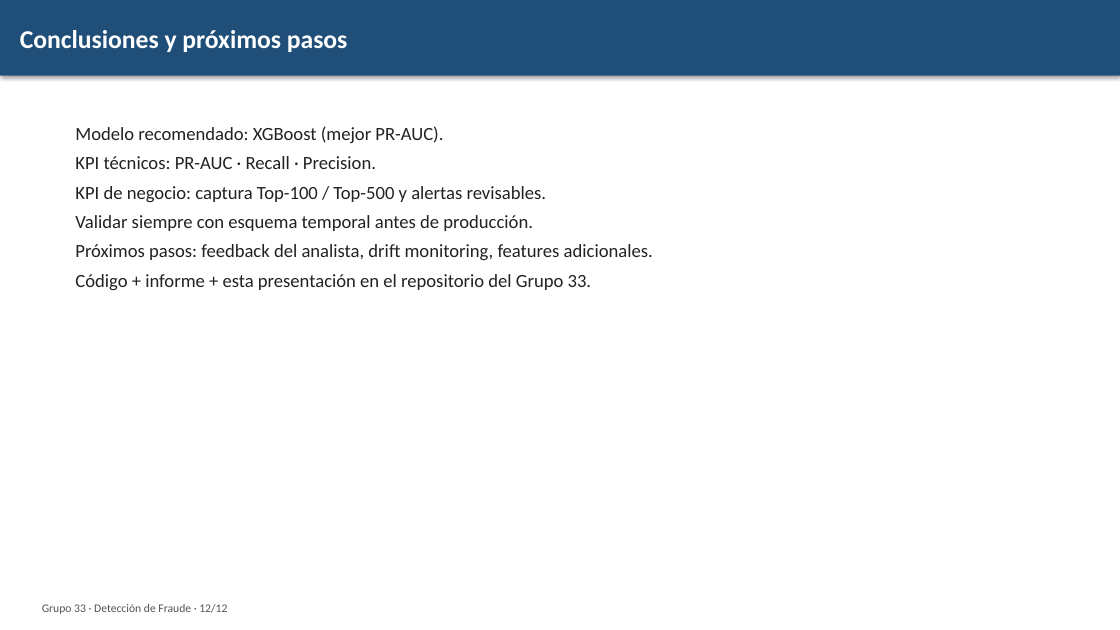
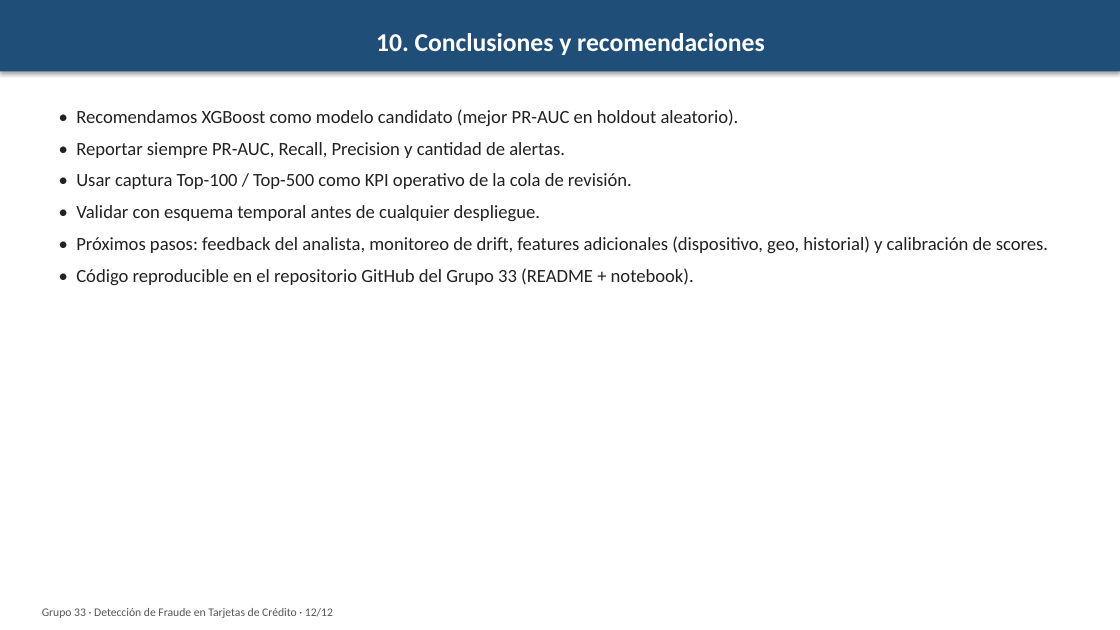
Before and after one commit to SolKidonakis/TP_Final_DataScience, a slide deck: slide 12 of reports/Presentacion_Final_Grupo33.pptx. Drawn at 1120x630 pixels with LibreOffice and Linux fonts; fonts in the diff are those of the drawing. Boxes give left, top, right and bottom in pixels: in the first picture for what was removed or moved away, otherwise in the second. Text is boxed around its words. In the diff, an @@ line names an element or a change of style, - is before the commit and + after.

```diff
--- a/reports/Presentacion_Final_Grupo33.pptx
+++ b/reports/Presentacion_Final_Grupo33.pptx
@@ rectangle "10. Conclusiones y recomendaciones": place and size @@
-rectangle "10. Conclusiones y recomendaciones" at <box>0,0,1120,76</box>
+rectangle "10. Conclusiones y recomendaciones" at <box>0,0,1120,71</box>
@@ text in rectangle at <box>376,33,765,55</box>: text changed @@
-Conclusiones y próximos pasos
+10. Conclusiones y recomendaciones
@@ text at <box>76,109,1048,285</box>: text changed @@
-Modelo recomendado: XGBoost (mejor PR-AUC).
-KPI técnicos: PR-AUC · Recall · Precision.
-KPI de negocio: captura Top-100 / Top-500 y alertas revisables.
-Validar siempre con esquema temporal antes de producción.
-Próximos pasos: feedback del analista, drift monitoring, features adicionales.
-Código + informe + esta presentación en el repositorio del Grupo 33.
+• Recomendamos XGBoost como modelo candidato (mejor PR-AUC en holdout aleatorio).
+• Reportar siempre PR-AUC, Recall, Precision y cantidad de alertas.
+• Usar captura Top-100 / Top-500 como KPI operativo de la cola de revisión.
+• Validar con esquema temporal antes de cualquier despliegue.
+• Próximos pasos: feedback del analista, monitoreo de drift, features adicionales (dispositivo, geo, historial) y calibración de scores.
+• Código reproducible en el repositorio GitHub del Grupo 33 (README + notebook).
@@ text at <box>42,608,333,618</box>: text changed @@
-Grupo 33 · Detección de Fraude · 12/12
+Grupo 33 · Detección de Fraude en Tarjetas de Crédito · 12/12
```
Also in this commit, not shown: 8 other slides changed, 3 slides added, 3 slides removed, 17 other files.
